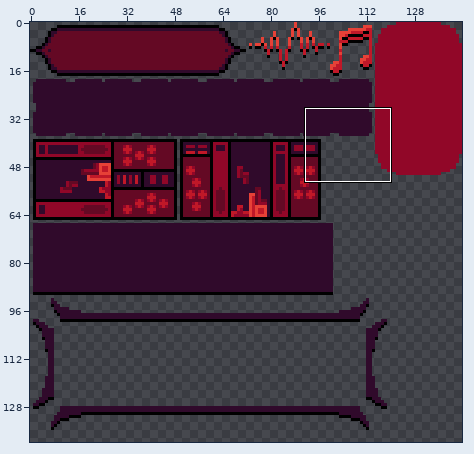
Pixel-art file -- Succubus/Sprites/UIElements.aseprite. The first picture is a wide view before the edit; the outline marks the close-up.
Close-up. First the earlier version:
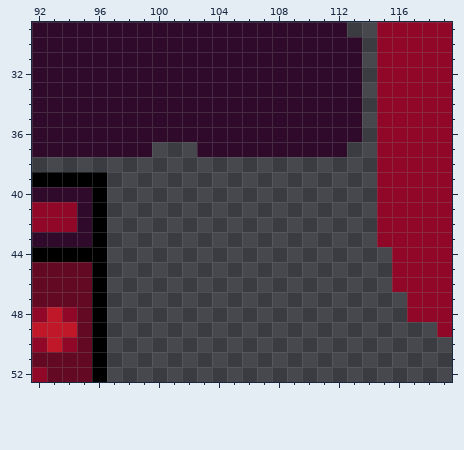
144x144 pixels, 1 frame. Pixels under 10% opacity are left out. Shown: x 92..119, y 29..52. The wide view leaves out empty margins.
After:
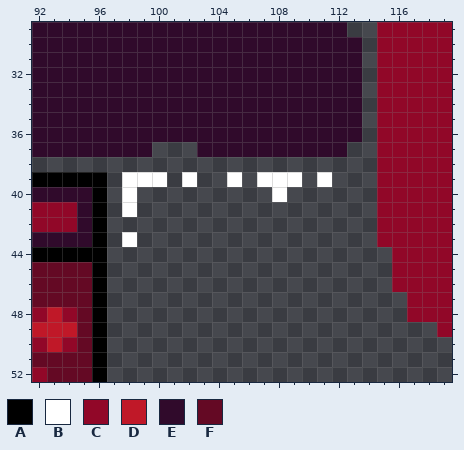
Palette (. is transparent): A #000000  B #ffffff  C #910728  D #c01828  E #300a2b  F #640924
Edits made:
@@ x 96..113 @@
 38 ..................
-39 A.................
-40 A.................
-41 A.................
+39 A.BBB.B..B.BBB.B..
+40 A.B.........B.....
+41 A.B...............
 42 A.................
-43 A.................
+43 A.B...............
 44 A.................
Where, in picture pixels (left, top, right, bottom), the same in both close-ups:
added: (122, 172, 332, 247)
